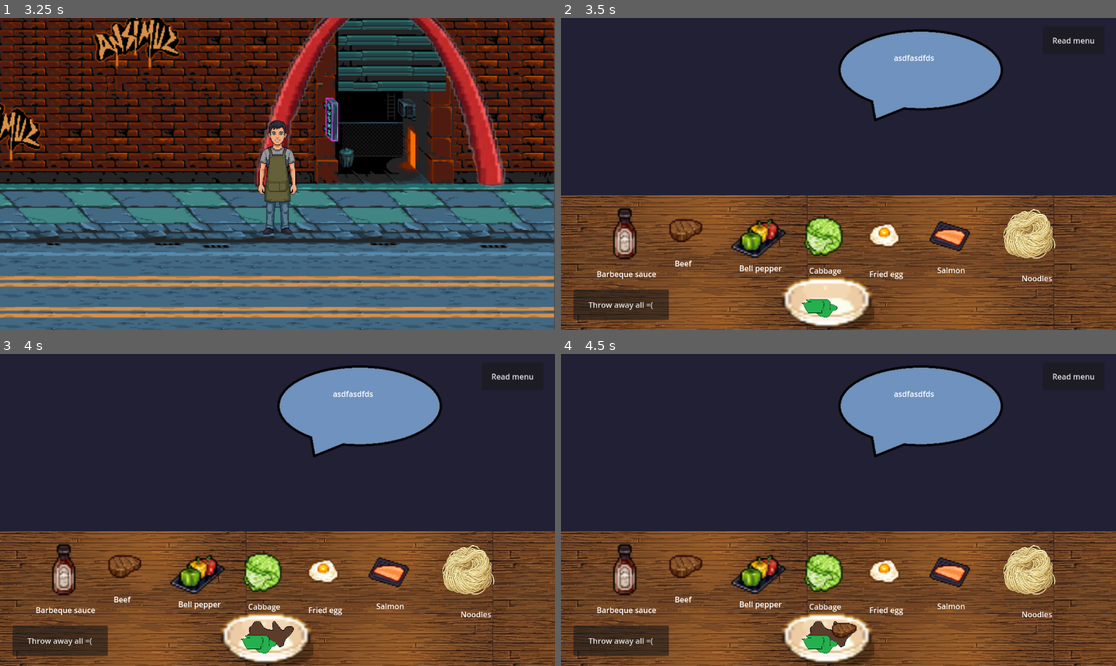
Above: before the commit, frames 1-4 (two rows, left to right).
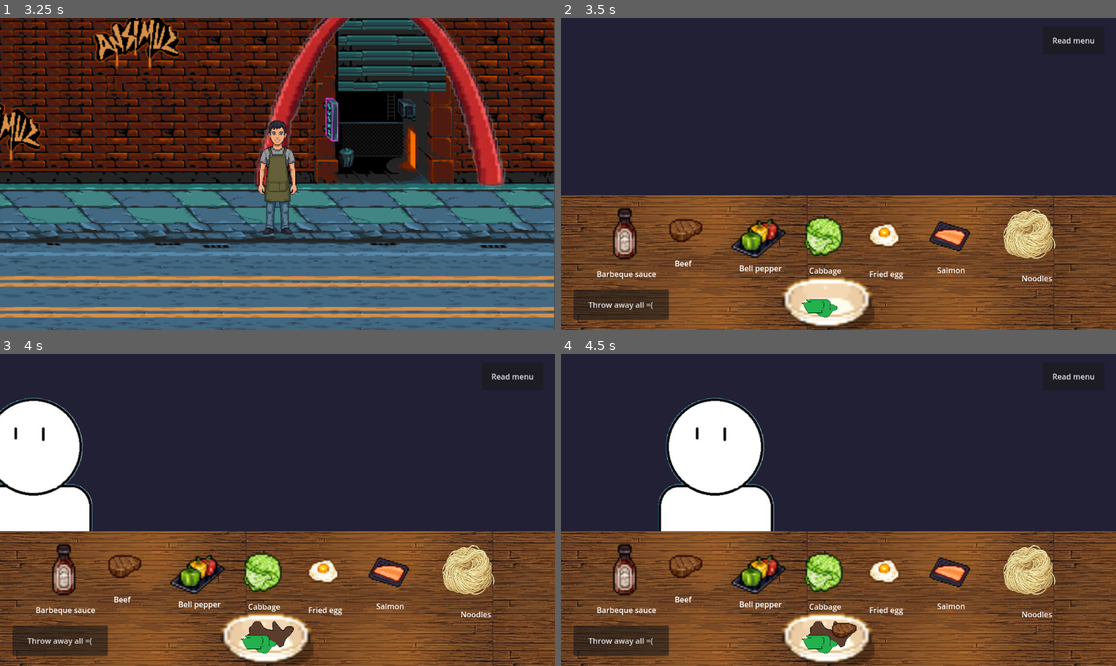
Above: after the commit, the same moments.

Repository: nghho55/parabola_gate
Game: Godot game, scene res://main.tscn
Same seed, same stepped clock (60 frames per second), same inputs: the game is played once before the commit and once after it.
Inputs (mouse positions are in pixels of both pictures, inside the frame that each line leads up to):
- Up to frame 1 (3.25 s): tap Enter at 0.5 s; move the mouse to (399, 158) at 0.52 s; hold D (move_right) 0.53-1.28 s; move the mouse to (166, 189) at 1.27 s; hold S (move_down) 1.28-2.03 s; move the mouse to (333, 105) at 2.02 s; hold D (move_right) 2.03-2.78 s; tap Space at 2.75 s; move the mouse to (249, 236) at 2.77 s; hold W (move_up) from 2.78 s (still down)
- Up to frame 2 (3.5 s): keep holding W (move_up)
- Up to frame 3 (4 s): move the mouse to (61, 569) at 3.52 s; release W (move_up) at 3.53 s; hold A (move_left) from 3.53 s (still down)
- Up to frame 4 (4.5 s): keep holding A (move_left); move the mouse to (683, 566) at 4.27 s

Frame 1 is identical in both runs. In frame 2, 6.2% of the frame differs, in the area x 49-80%, y 3-34%; in frame 3, 12%; in frame 4, 13%, in the area x 17-80%, y 3-57%.

Commit message:
day13milestone1

Diff:
--- a/parabola-gate-noodles/npc.gd
+++ b/parabola-gate-noodles/npc.gd
@@ -25,19 +25,19 @@
 	velocity = global_position.direction_to(target) * SPEED
 	move_and_slide()
 
-		# Stop at midpoint
+	# Stop at midpoint
 	if !stopped_at_middle and global_position.distance_to(midpoint) < 10:
 		stopped_at_middle = true
-		pause_for_2_seconds()
-		return
+		pause_for_15_seconds()
+		$"../Speak".visible = true
 
 	# Reached destination marker
 	if global_position.distance_to(target) < 10:
 		current_target = (current_target + 1) % points.size()
 		stopped_at_middle = false
-		pause_for_2_seconds()
 
-func pause_for_2_seconds() -> void:
+func pause_for_15_seconds() -> void:
 	waiting = true
 	await get_tree().create_timer(15.0).timeout
+	$"../Speak".visible = false
 	waiting = false
--- a/parabola-gate-noodles/restaurant.tscn
+++ b/parabola-gate-noodles/restaurant.tscn
@@ -1647,6 +1647,7 @@
 position = Vector2(-190, 224)
 
 [node name="Speak" type="Area2D" parent="."]
+visible = false
 position = Vector2(761, 108)
 
 [node name="Sprite2D" type="Sprite2D" parent="Speak"]
@@ -1660,7 +1661,6 @@
 offset_top = -37.0
 offset_right = 49.0
 offset_bottom = 33.0
-text = "asdfasdfds"
 
 [node name="Menu" type="Area2D" parent="."]
 visible = false
